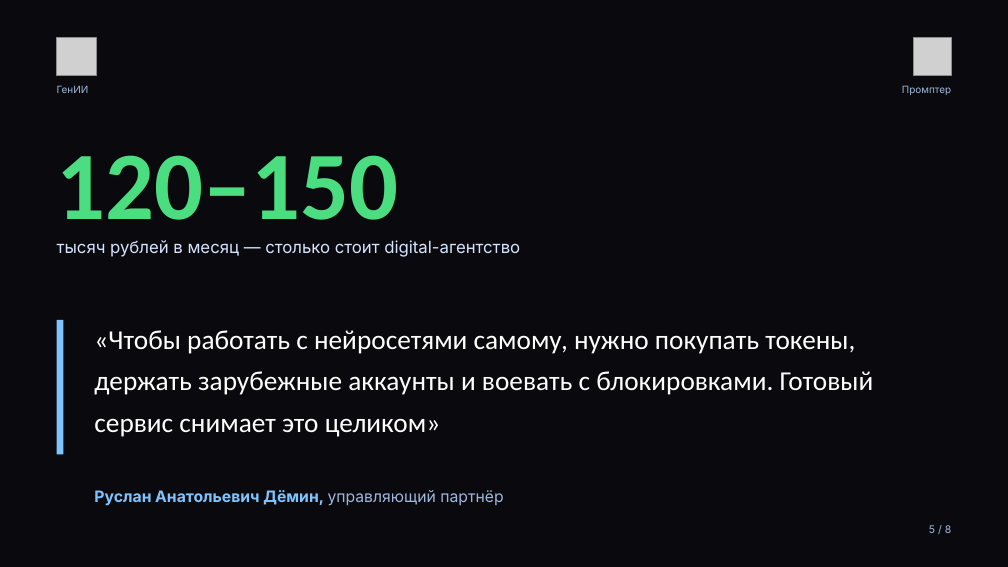
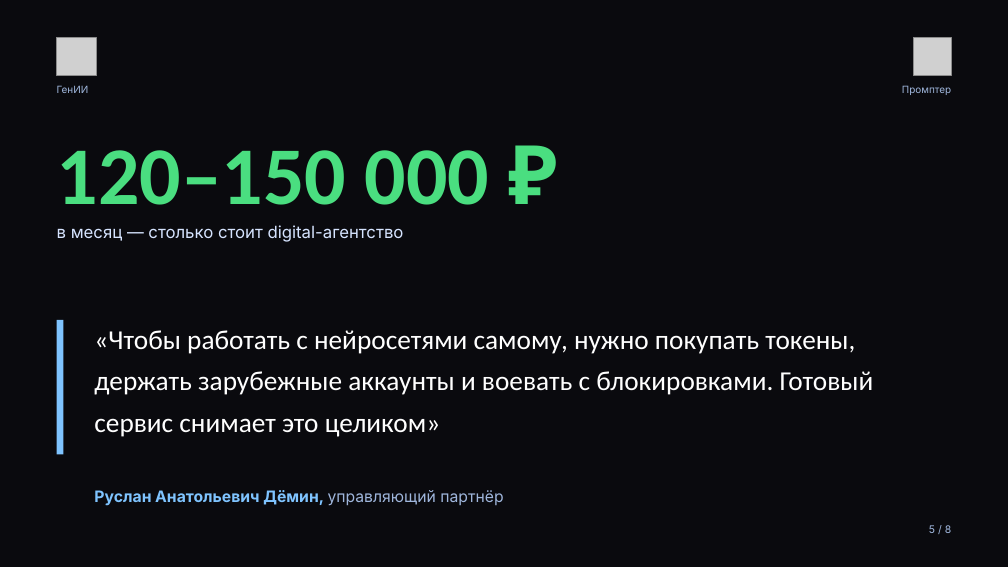
Before and after one commit to injusticebeast802-coder/taste-skill, a slide deck: slide 5 of pressa/press-kit-genii-prompter.pptx. Drawn at 1008x567 pixels with LibreOffice and Linux fonts; fonts in the diff are those of the drawing; grey boxes stand for pictures. Boxes give left, top, right and bottom in pixels: in the first picture for what was removed or moved away, otherwise in the second. Text is boxed around its words. In the diff, an @@ line names an element or a change of style, - is before the commit and + after.

```diff
--- a/pressa/press-kit-genii-prompter.pptx
+++ b/pressa/press-kit-genii-prompter.pptx
@@ text at (x1=57, y1=150, x2=489, y2=205): text changed; size 92 to 78 pt @@
-120–150
+120–150 000 ₽
@@ text at (x1=57, y1=225, x2=404, y2=242): text changed @@
-тысяч рублей в месяц — столько стоит digital-агентство
+в месяц — столько стоит digital-агентство
```
Also in this commit, not shown: 1 other slide changed, 6 other files.
